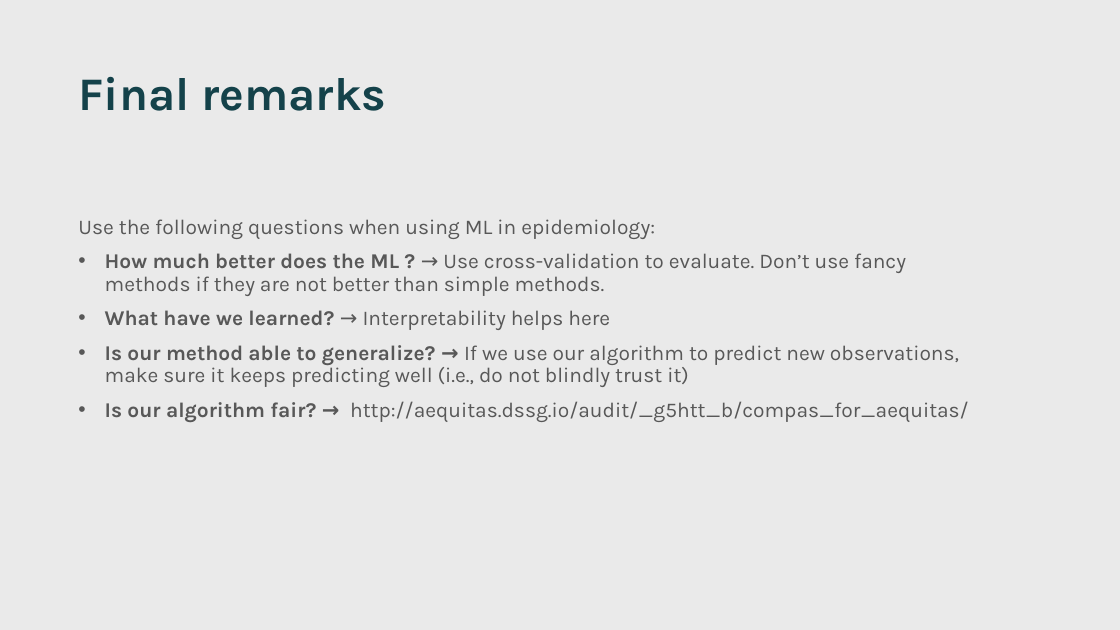
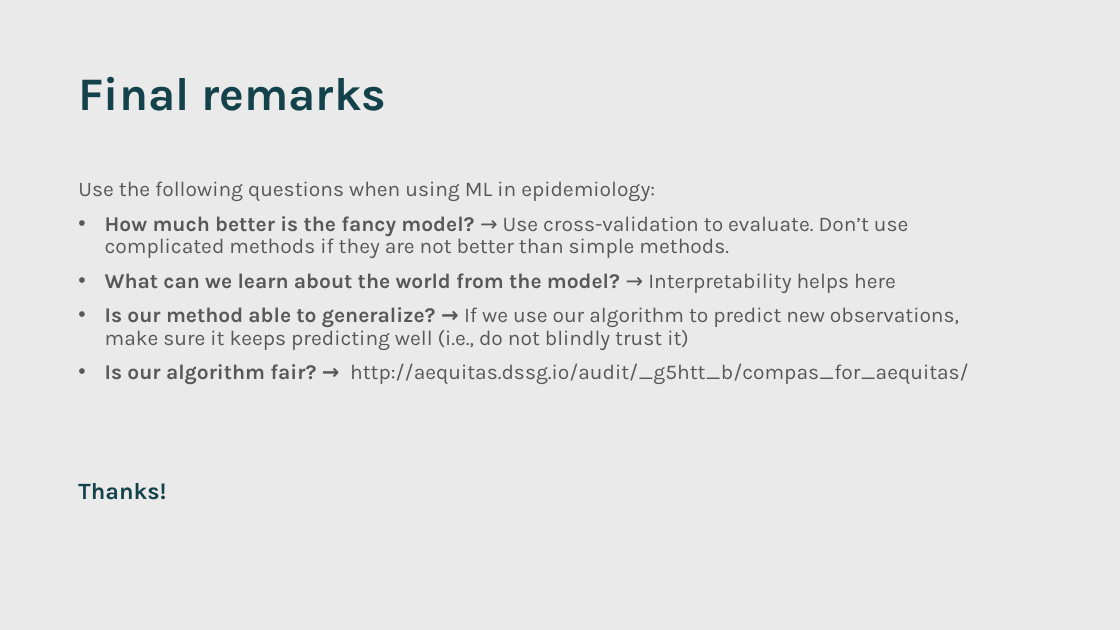
Before and after one commit to jgarciab/ml_julius, a slide deck: slide 23 of Slides/talk.pptx (slide 22 before the commit). Drawn at 1120x630 pixels with LibreOffice and Linux fonts; fonts in the diff are those of the drawing. Boxes give left, top, right and bottom in pixels: in the first picture for what was removed or moved away, otherwise in the second. Text is boxed around its words. In the diff, an @@ line names an element or a change of style, - is before the commit and + after.

Commit message:
added pdf and extra interpretability

```diff
--- a/Slides/talk.pptx
+++ b/Slides/talk.pptx
@@ text "Use the following questions when ..." moved from (x1=78, y1=219, x2=969, y2=422) to (x1=78, y1=181, x2=969, y2=384) @@
@@ text at (x1=105, y1=216, x2=908, y2=293): text changed @@
-• How much better does the ML ? → Use cross-validation to evaluate. Don’t use fancy methods if they are not better than simple methods.
-• What have we learned? → Interpretability helps here
+• How much better is the fancy model? → Use cross-validation to evaluate. Don’t use complicated methods if they are not better than simple methods.
+• What can we learn about the world from the model? → Interpretability helps here
@@ text added at (x1=78, y1=483, x2=166, y2=500), 20 pt, text #14424A, bold @@
+Thanks!
```
Also in this commit, not shown: 10 other slides changed, 1 slide added, 5 other files.
